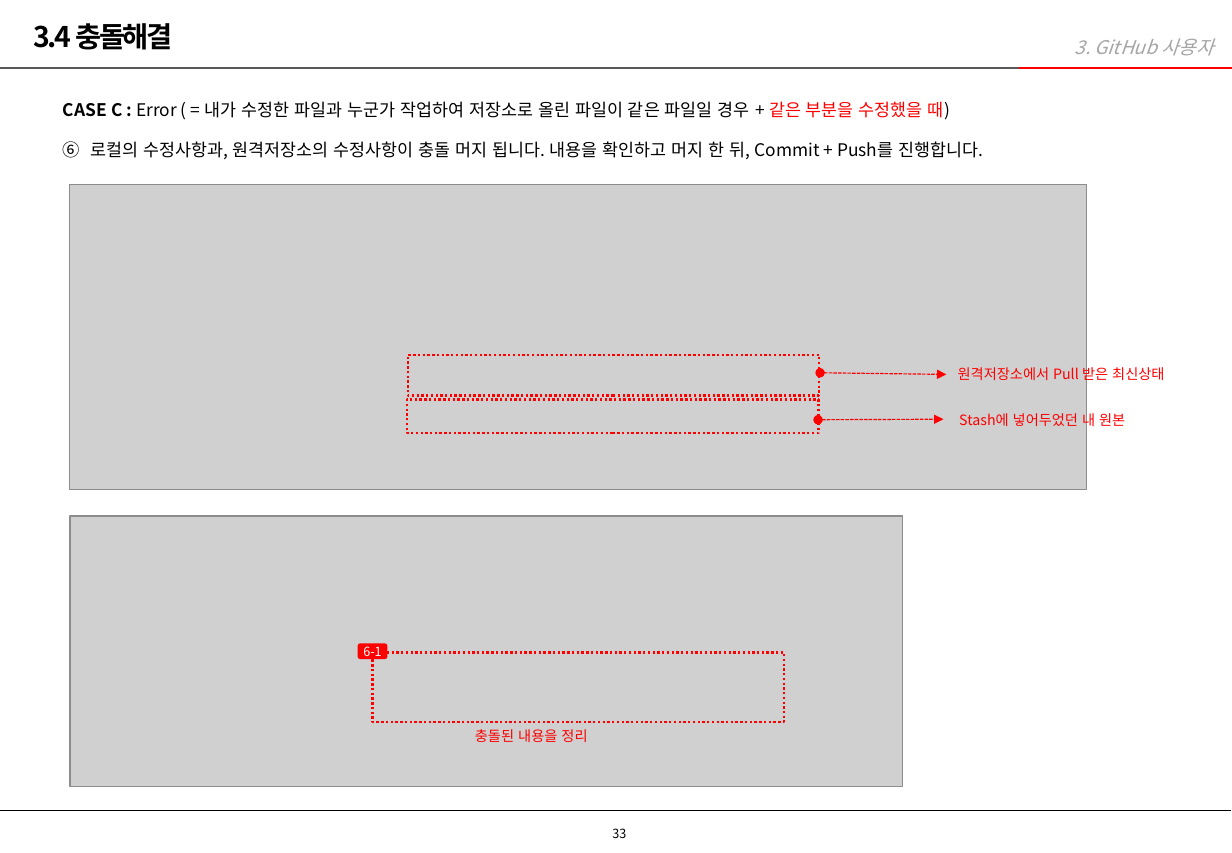
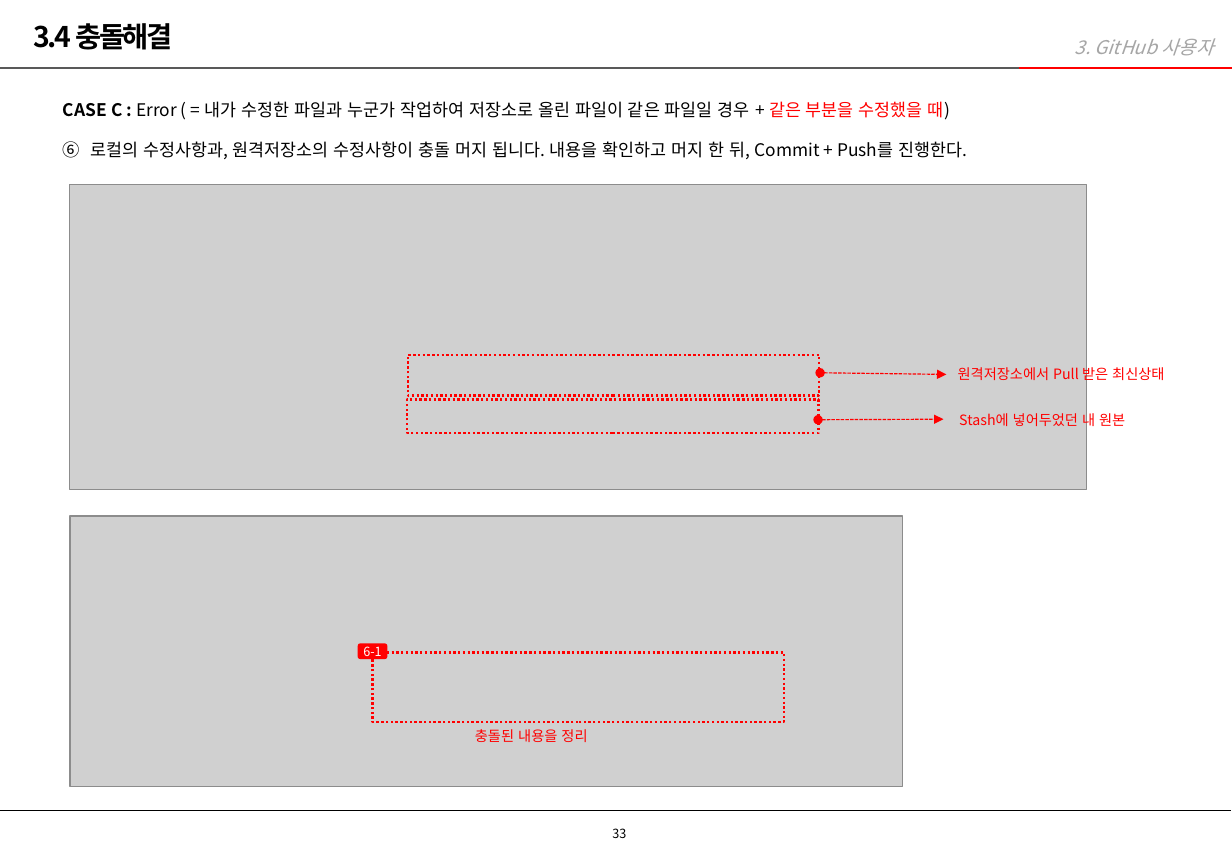
Before and after one commit to taranuxd/intro, a slide deck: slide 33 of 타란유엑스디_GitHub_사용가이드.pptx. Drawn at 1232x853 pixels with LibreOffice and Linux fonts; fonts in the diff are those of the drawing; grey boxes stand for pictures; background and template pictures are left out. Boxes give left, top, right and bottom in pixels: in the first picture for what was removed or moved away, otherwise in the second. Text is boxed around its words. In the diff, an @@ line names an element or a change of style, - is before the commit and + after.

```diff
--- a/타란유엑스디_GitHub_사용가이드.pptx
+++ b/타란유엑스디_GitHub_사용가이드.pptx
@@ text at bbox=[91, 141, 968, 159]: text changed @@
-  6. 로컬의 수정사항과, 원격저장소의 수정사항이 충돌 머지 됩니다. 내용을 확인하고 머지 한 뒤, Commit + Push를 진행합니다.
+  6. 로컬의 수정사항과, 원격저장소의 수정사항이 충돌 머지 됩니다. 내용을 확인하고 머지 한 뒤, Commit + Push를 진행한다.
```
Also in this commit, not shown: 11 other slides changed.
